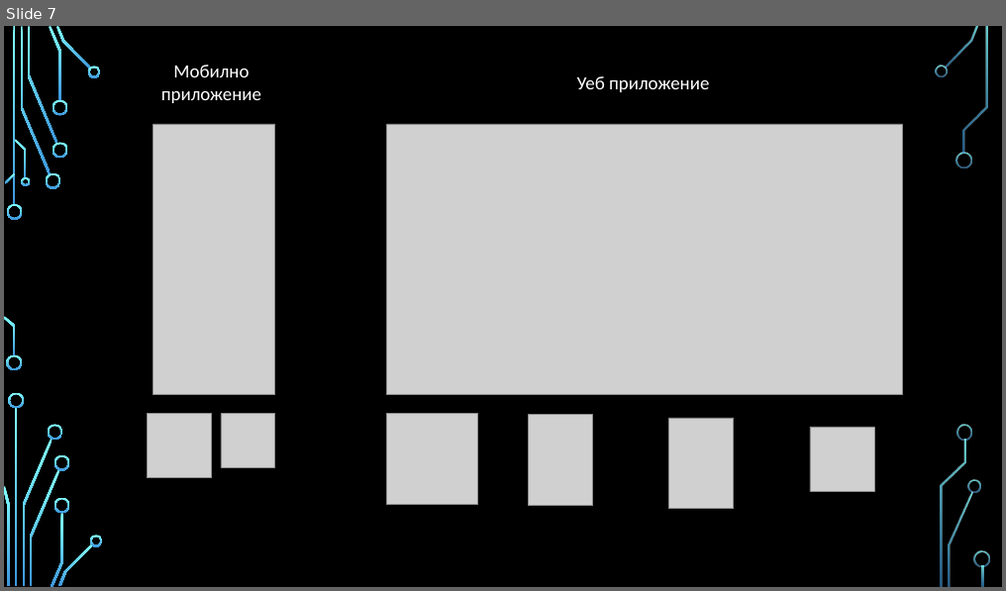
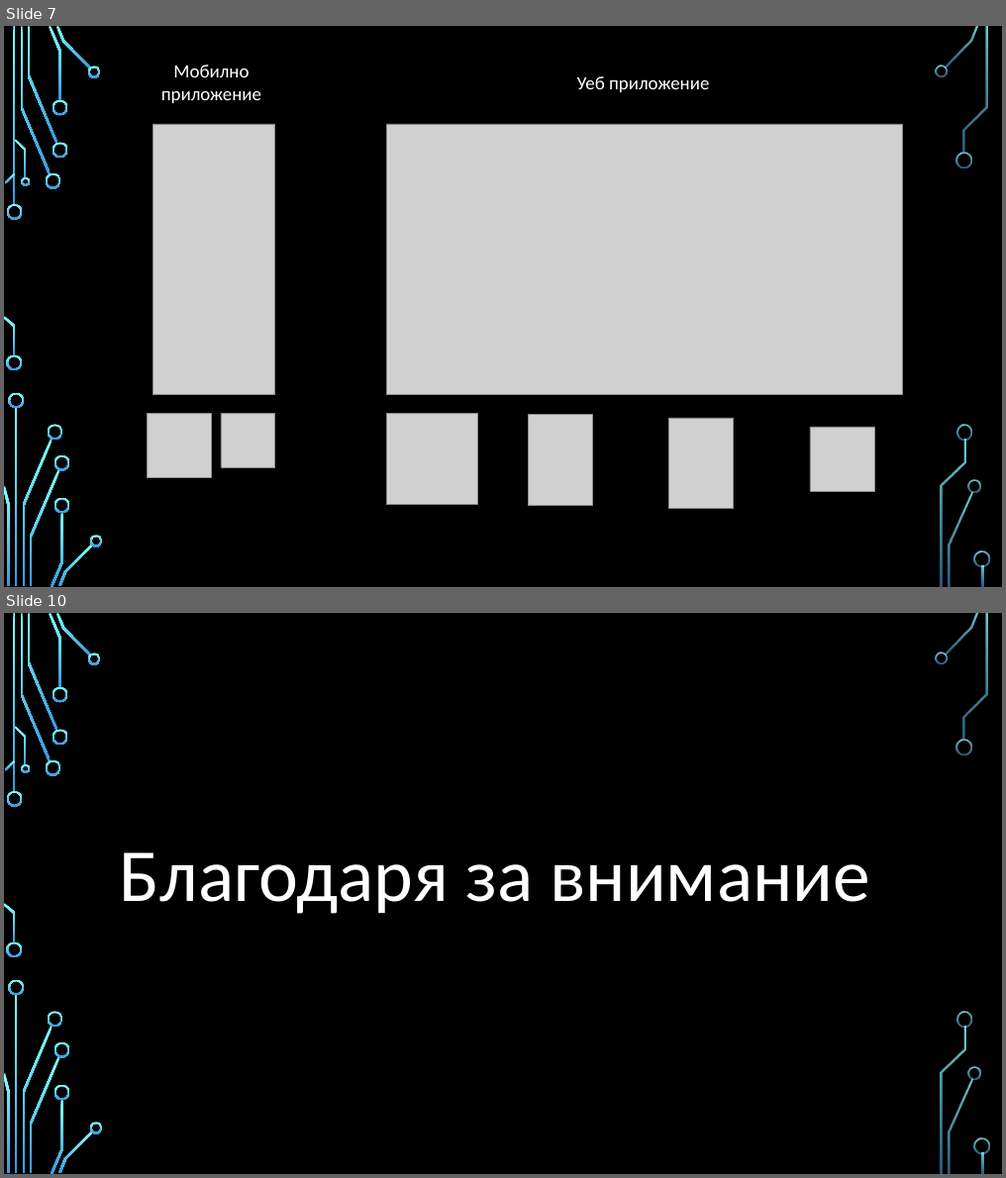
Before and after one commit to DominusDeMachina/FMI-SE-Diplom, a slide deck: Presentation.pptx. Shown one above the other, each under a label of ours: slide 7 before the commit, slides 7 and 10 after it; the slides between them are not shown. The pictures are 1006x591 and 1006x1178 pixels, drawn with LibreOffice and Linux fonts; fonts in the diff are those of the drawing; grey boxes stand for pictures; background and template pictures are left out. Boxes give left, top, right and bottom in pixels: in the first picture for what was removed or moved away, otherwise in the second. Text is boxed around its words. In the diff, an @@ line names an element or a change of style, - is before the commit and + after.

```diff
--- a/Presentation.pptx
+++ b/Presentation.pptx
@@ slide 10 added at [4, 613, 1002, 1174], background picture (left out); not listed: 36 template elements that a slide beside it also shows @@
@@ text added at [120, 853, 870, 914], 72 pt, text #FFFFFF @@
+Благодаря за внимание
```
Also in this commit, not shown: 2 other slides added, 1 slide removed.
